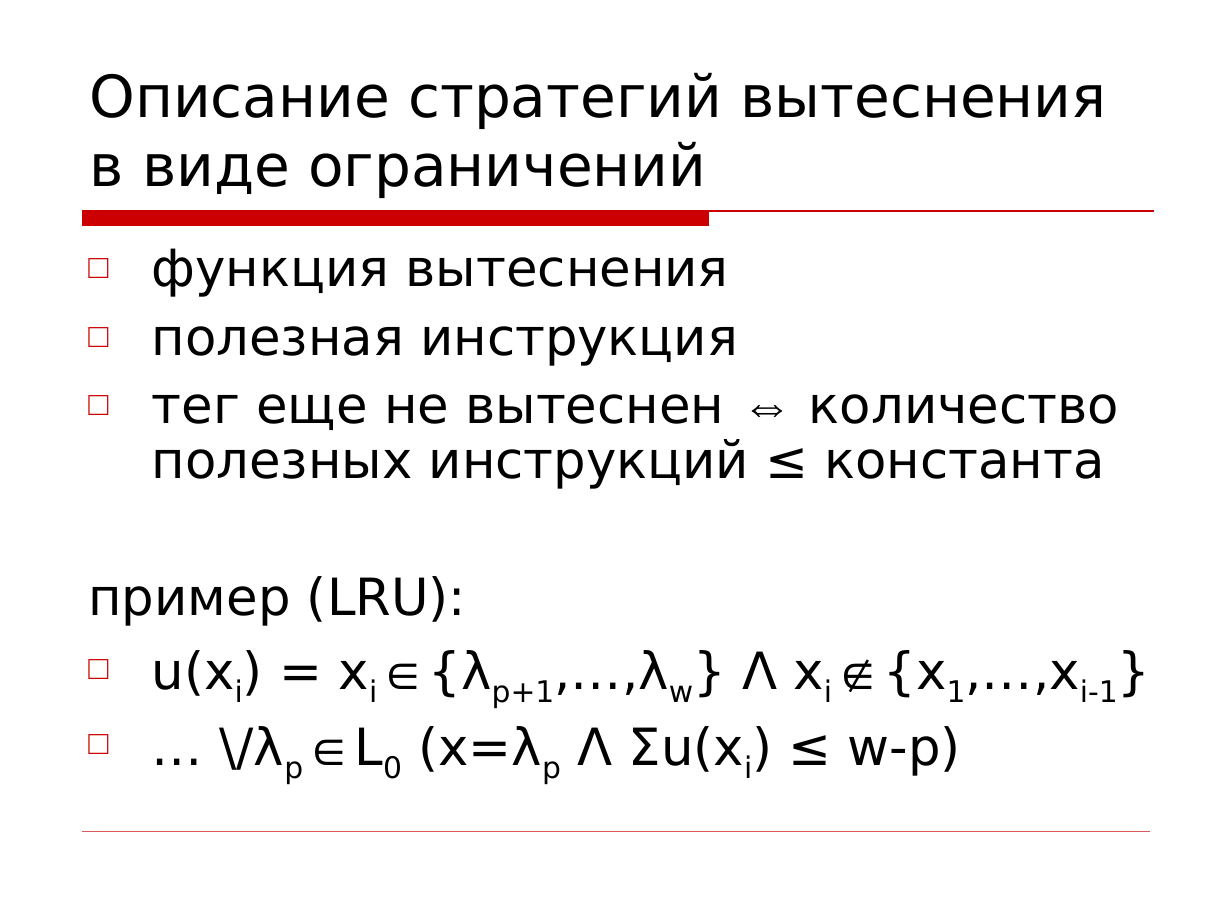
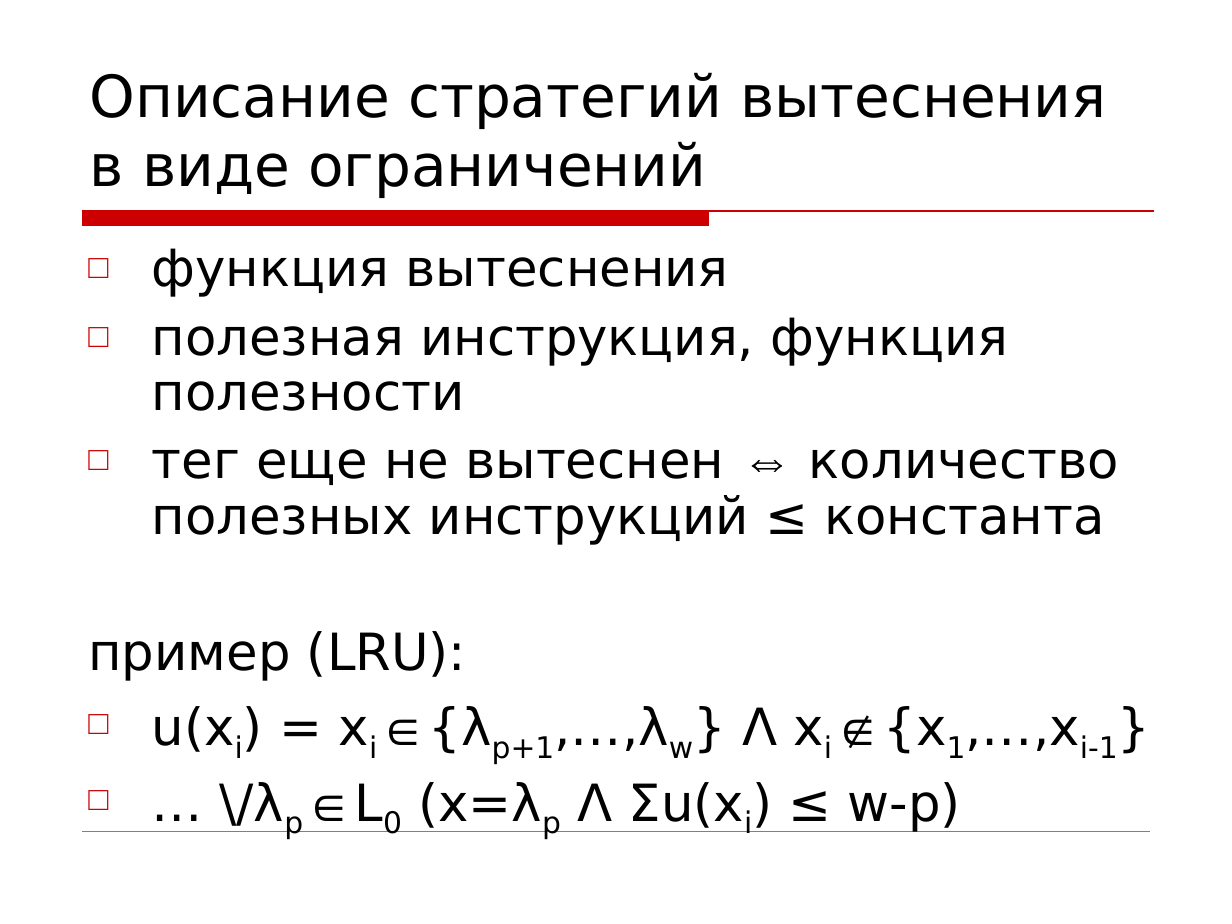
Before and after one commit to kornevgen/tesla-project, a slide deck: slide 21 of papers/THESIS/talks/Oct13 - ISP/isp-slides2.ppt. Drawn at 1232x924 pixels with LibreOffice and Linux fonts; fonts in the diff are those of the drawing; background and template pictures are left out. Boxes give left, top, right and bottom in pixels: in the first picture for what was removed or moved away, otherwise in the second. Text is boxed around its words. In the diff, an @@ line names an element or a change of style, - is before the commit and + after.

```diff
--- a/papers/THESIS/talks/Oct13 - ISP/isp-slides2.ppt
+++ b/papers/THESIS/talks/Oct13 - ISP/isp-slides2.ppt
@@ text at [152,317,1009,411]: text changed @@
-□ полезная инструкция
+□ полезная инструкция, функция полезности
```
Also in this commit, not shown: 3 other slides changed.
